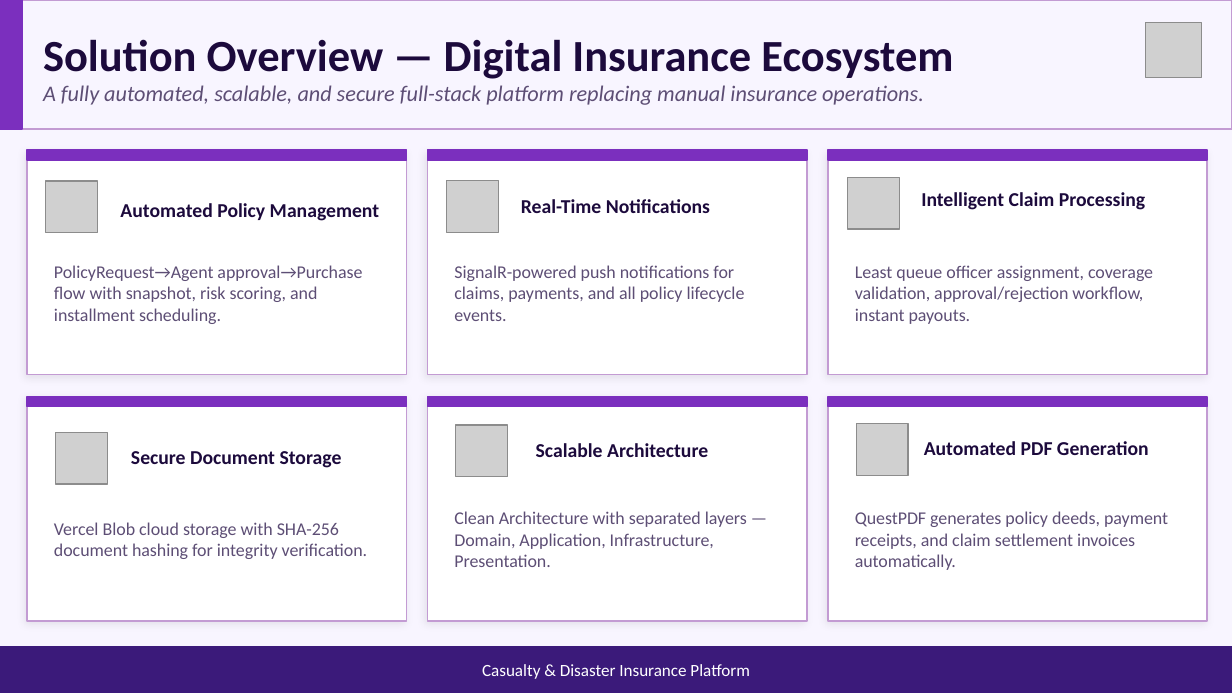
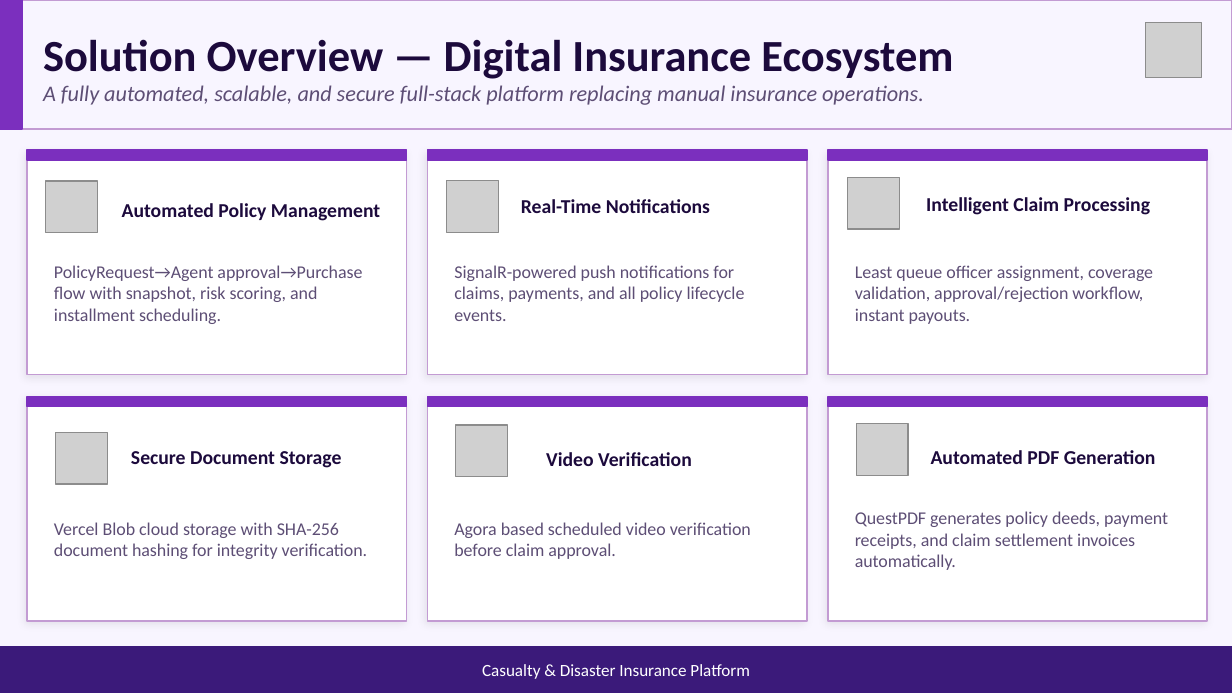
Before and after one commit to goutham4126/GOUTHAM, a slide deck: slide 3 of documents/insurance_capstone.pptx. Drawn at 1232x693 pixels with LibreOffice and Linux fonts; fonts in the diff are those of the drawing; grey boxes stand for pictures. Boxes give left, top, right and bottom in pixels: in the first picture for what was removed or moved away, otherwise in the second. Text is boxed around its words. In the diff, an @@ line names an element or a change of style, - is before the commit and + after.

```diff
--- a/documents/insurance_capstone.pptx
+++ b/documents/insurance_capstone.pptx
@@ text "Intelligent Claim Processing": place and size @@
-text "Intelligent Claim Processing" at box(921, 192, 1145, 210)
+text "Intelligent Claim Processing" at box(926, 197, 1150, 215)
@@ text "Automated PDF Generation": place and size @@
-text "Automated PDF Generation" at box(924, 441, 1149, 455)
+text "Automated PDF Generation" at box(931, 450, 1156, 464)
@@ text at box(546, 452, 692, 466): text changed @@
-Scalable Architecture
+Video Verification
@@ text at box(454, 522, 751, 559): text changed @@
-Clean Architecture with separated layers — Domain, Application, Infrastructure, Presentation.
+Agora based scheduled video verification before claim approval.
```
Also in this commit, not shown: 9 other slides changed, 2 other files.
